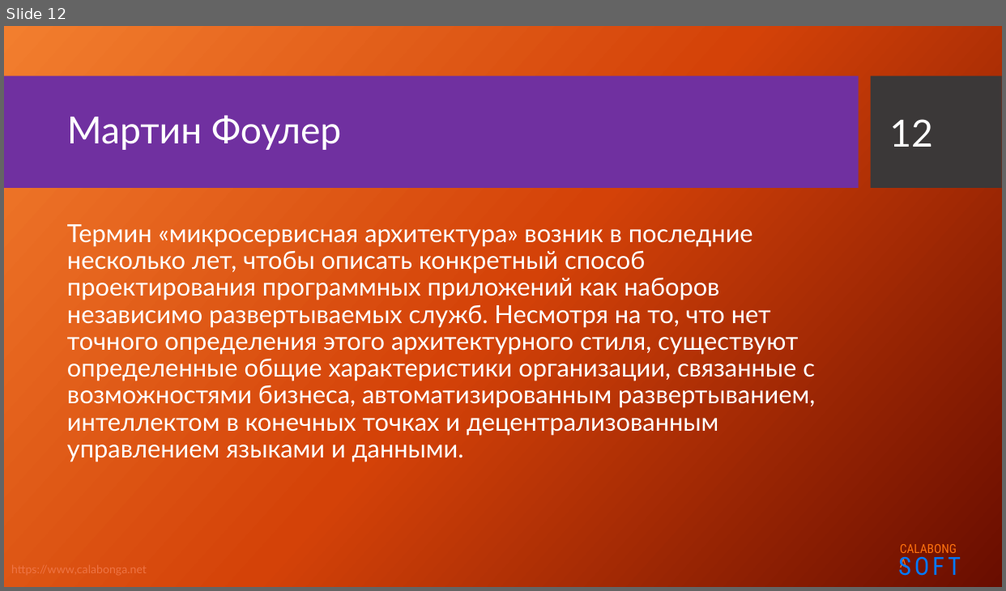
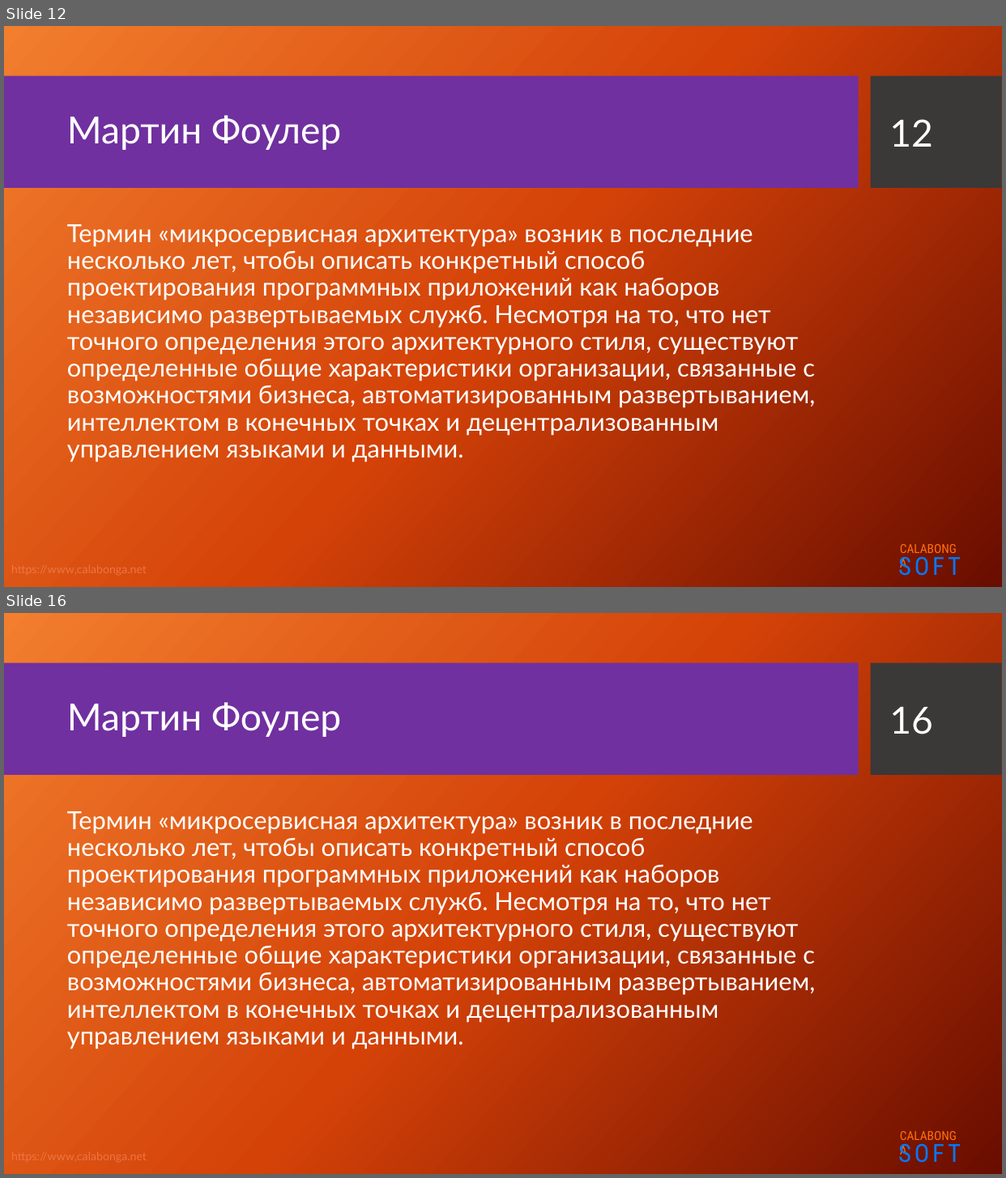
Before and after one commit to Calabonga/Microservice-Template, a slide deck: Presentation/Microservices.pptx. Shown one above the other, each under a label of ours: slide 12 before the commit, slides 12 and 16 after it; the slides between them are not shown. The pictures are 1006x591 and 1006x1178 pixels, drawn with LibreOffice and Linux fonts; fonts in the diff are those of the drawing; background and template pictures are left out. Boxes give left, top, right and bottom in pixels: in the first picture for what was removed or moved away, otherwise in the second. Text is boxed around its words. In the diff, an @@ line names an element or a change of style, - is before the commit and + after.

```diff
--- a/Presentation/Microservices.pptx
+++ b/Presentation/Microservices.pptx
@@ slide 16 added at (4,613,1002,1174), background picture (left out); not listed: 5 template elements that a slide beside it also shows @@
@@ title added at (67,702,341,737), 36 pt, text #FFFFFF @@
+Мартин Фоулер
@@ page number added at (889,707,933,735), 36 pt, text #FFFFFF @@
+16
@@ text added at (67,811,815,1050), 24 pt, text #FFFFFF @@
+Термин «микросервисная архитектура» возник в последние несколько лет, чтобы описать конкретный способ проектирования программных приложений как наборов независимо развертываемых служб. Несмотря на то, что нет точного определения этого архитектурного стиля, существуют определенные общие характеристики организации, связанные с возможностями бизнеса, автоматизированным развертыванием, интеллектом в конечных точках и децентрализованным управлением языками и данными.
```
Also in this commit, not shown: 3 other slides added, 1 other file.
